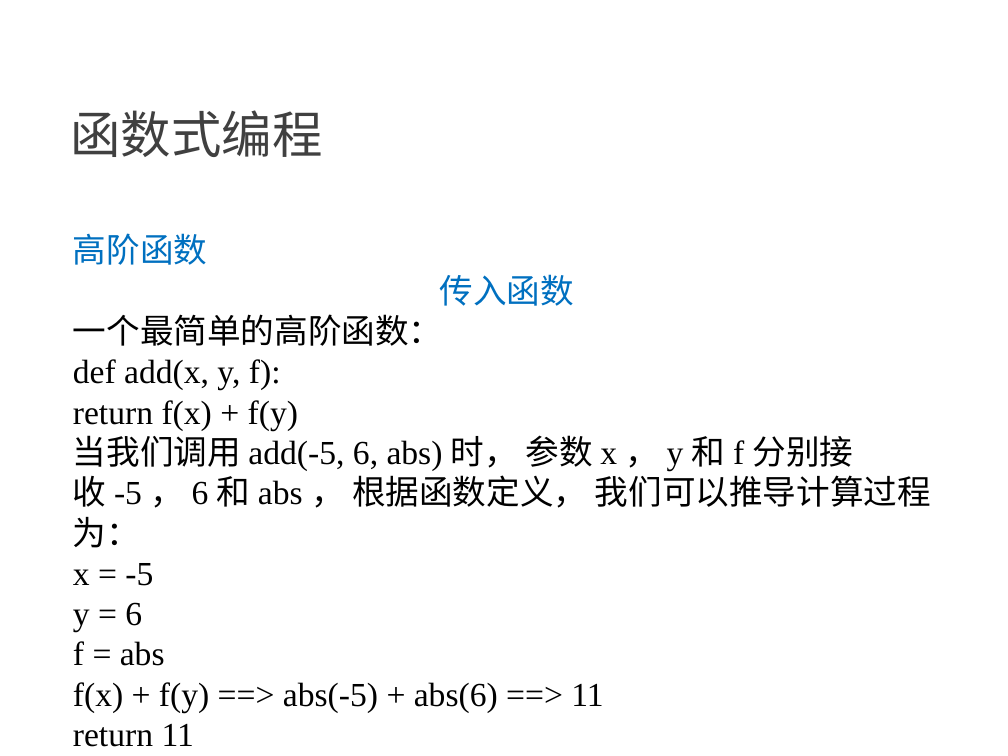
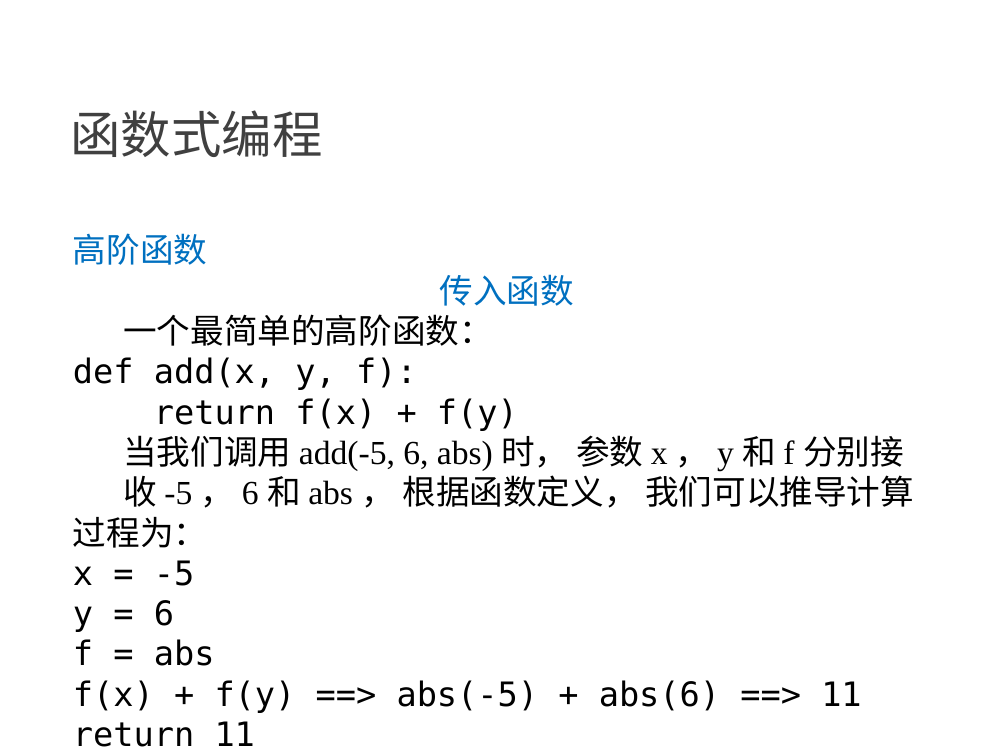
Before and after one commit to NewGr8Player/My-PPT, a slide deck: slide 8 of Python3/4.Python3-函数式编程.pptx. Drawn at 1008x756 pixels with LibreOffice and Linux fonts; fonts in the diff are those of the drawing. Boxes give left, top, right and bottom in pixels: in the first picture for what was removed or moved away, otherwise in the second. Text is boxed around its words. In the diff, an @@ line names an element or a change of style, - is before the commit and + after.

```diff
--- a/Python3/4.Python3-函数式编程.pptx
+++ b/Python3/4.Python3-函数式编程.pptx
@@ text at (73,314,914,747): font Times New Roman to DejaVu Sans Mono in "def add(x, y, f):", "return f(x) + f(y)", "x = -5", "y = 6" and 3 more places; indent changed @@
```
Also in this commit, not shown: 7 other slides changed, 16 slides added, 5 other files.
